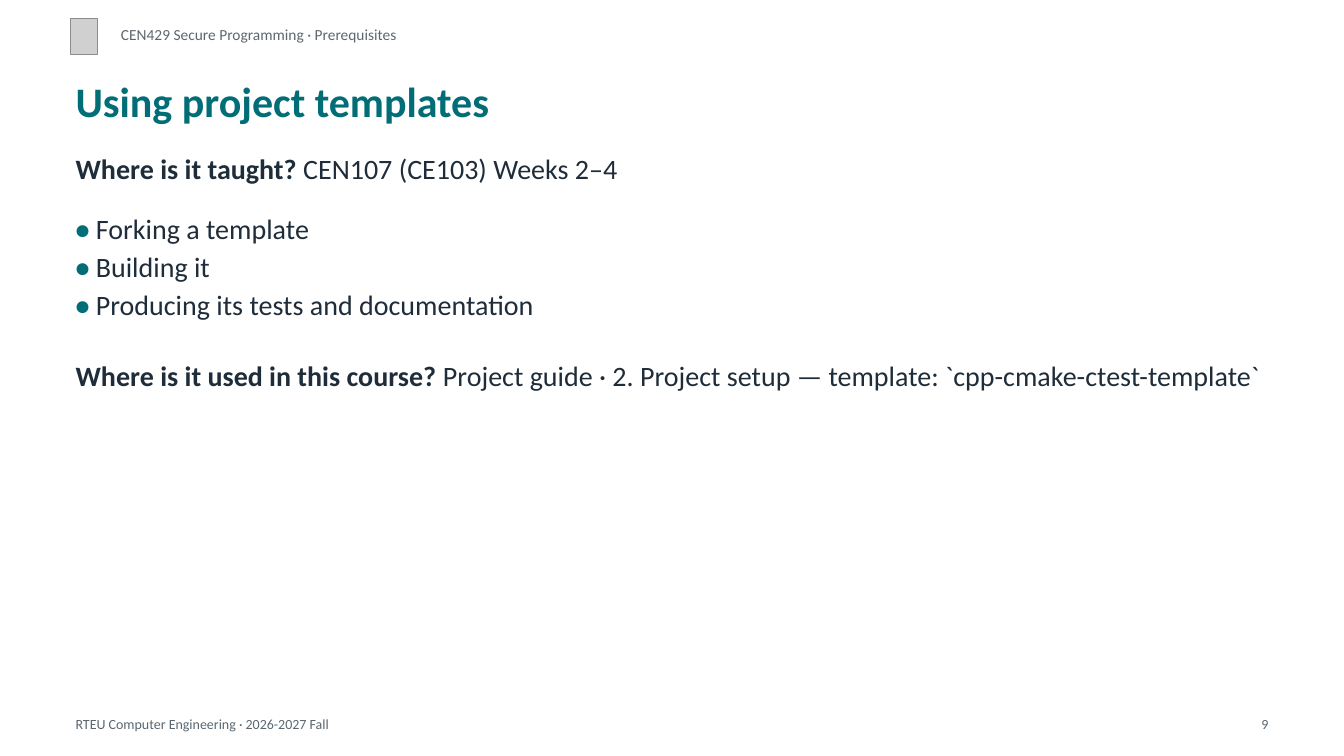
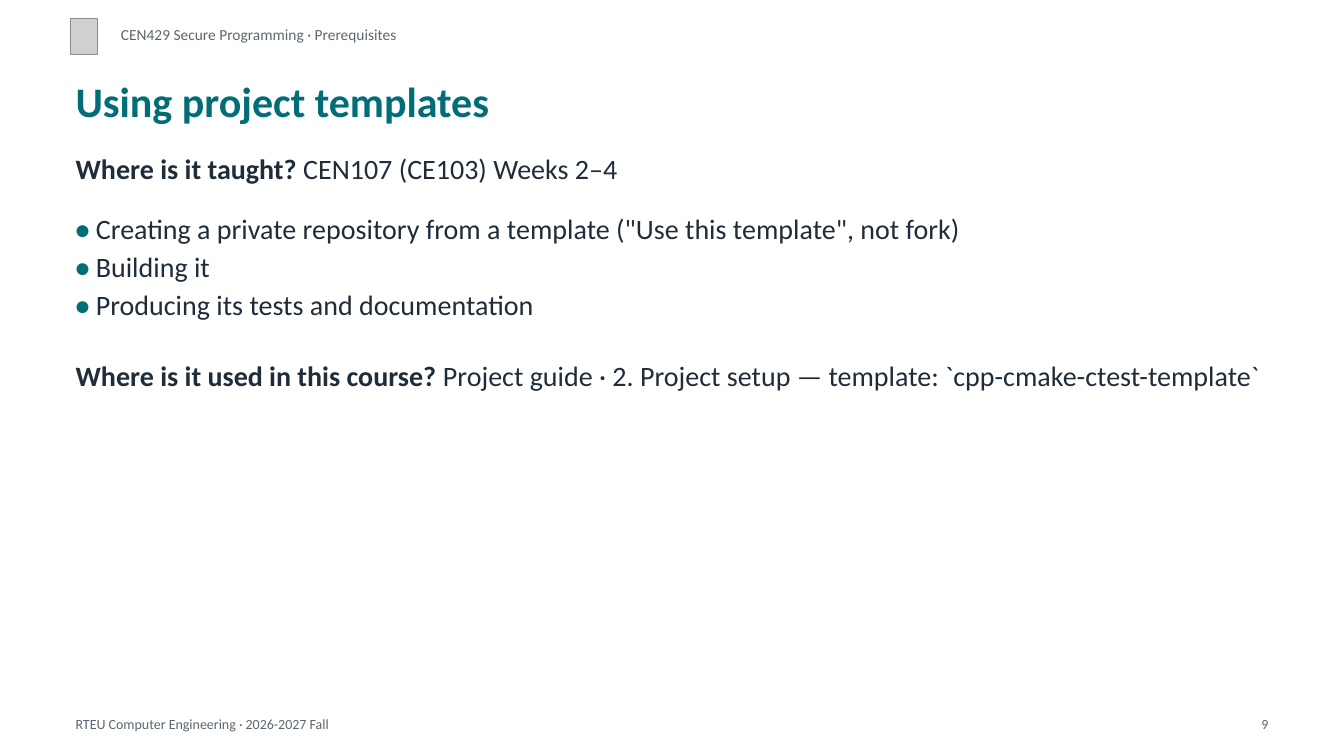
Before and after one commit to ucoruh/cen429-secure-programming, a slide deck: slide 9 of docs/prerequisites/cen429-on-gereksinimler-sunum.en.pptx. Drawn at 1344x756 pixels with LibreOffice and Linux fonts; fonts in the diff are those of the drawing; grey boxes stand for pictures. Boxes give left, top, right and bottom in pixels: in the first picture for what was removed or moved away, otherwise in the second. Text is boxed around its words. In the diff, an @@ line names an element or a change of style, - is before the commit and + after.

Commit message:
Takım en çok 5 kişi, 10 dakikalık gösterim yerleri, depo şablondan (fork yok), paylaşılan takım listesi; çıktılar yeniden üretildi

```diff
--- a/docs/prerequisites/cen429-on-gereksinimler-sunum.en.pptx
+++ b/docs/prerequisites/cen429-on-gereksinimler-sunum.en.pptx
@@ text at bbox=[96, 218, 960, 244]: text changed @@
-• Forking a template
+• Creating a private repository from a template ("Use this template", not fork)
```
Also in this commit, not shown: 2 other slides changed, 27 other files.
